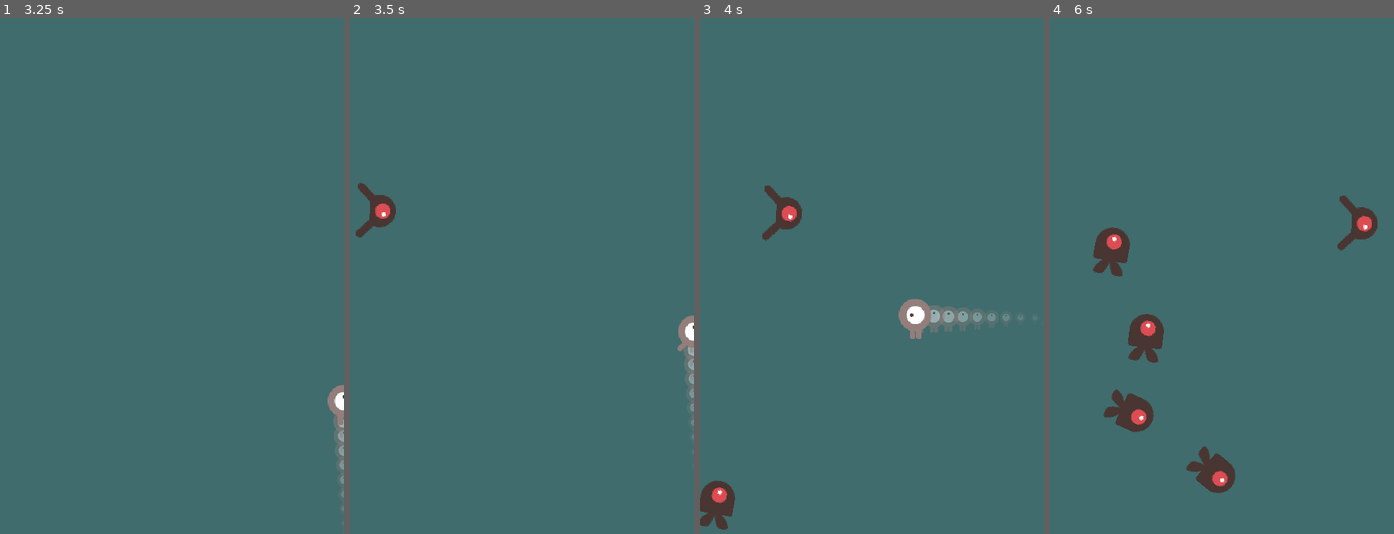
Above: before the commit, frames 1-4 (left to right).
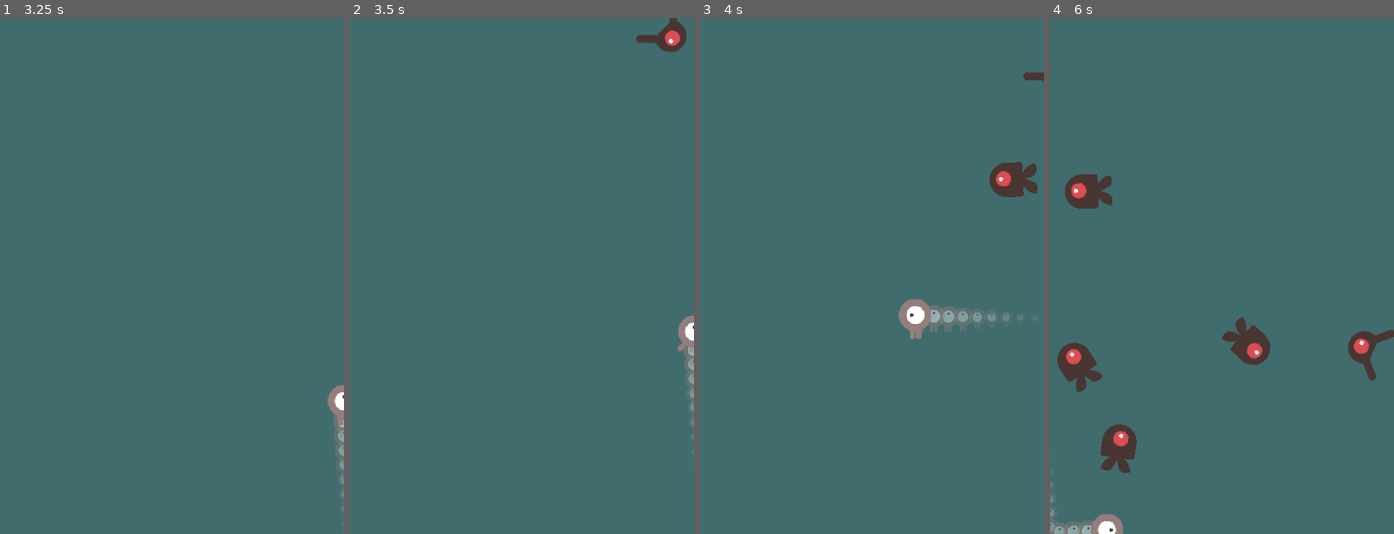
Above: after the commit, the same moments.

Repository: kidscancode/Godot3_dodge
Game: Godot game, scene res://Main.tscn
Same seed, same stepped clock (60 frames per second), same inputs: the game is played once before the commit and once after it.
Inputs:
- Up to frame 1 (3.25 s): tap Enter at 0.5 s; hold Right (ui_right) 0.53-1.28 s; tap Space (ui_select) at 0.77, 1.52, 2.75, 3.02 s; hold Down (ui_down) 1.28-2.03 s; hold Right (ui_right) 2.03-2.78 s; hold Up (ui_up) from 2.78 s (still down)
- Up to frame 2 (3.5 s): keep holding Up (ui_up)
- Up to frame 3 (4 s): release Up (ui_up) at 3.53 s; hold Left (ui_left) from 3.53 s (still down); tap Space (ui_select) at 3.77 s
- Up to frame 4 (6 s): tap Space (ui_select) at 4.52 s; release Left (ui_left) at 5.03 s; hold Down (ui_down) 5.03-5.78 s; hold Right (ui_right) from 5.78 s (still down)

Frame 1 is identical in both runs. In frame 2, 1.1% of the frame differs, in the area x 1-98%, y 0-43%; in frame 3, 2.1%; in frame 4, 7.6%, in the area x 0-100%, y 30-100%.

Commit message:
Change Mob to RigidBody2D

Diff:
--- a/Main.gd
+++ b/Main.gd
@@ -23,10 +23,12 @@
 	$MobTimer.stop()
 	$HUD.show_game_over()
 
-func spawn_mob():
+func _on_MobTimer_timeout():
 	var mob = Mob.instance()
+	add_child(mob)
+	var direction
+	# choose one of the four edges
 	var edge = randi() % 4
-	var direction
 	match edge:
 		0:  # top
 			mob.position = Vector2(rand_range(0, screensize.x), 0)
@@ -44,8 +46,7 @@
 	direction += rand_range(-PI/4, PI/4)
 	# textures are oriented pointing up, so add 90deg
 	mob.rotation = direction + PI/2
-	mob.velocity = Vector2(rand_range(mob.MIN_SPEED, mob.MAX_SPEED), 0).rotated(direction)
-	add_child(mob)
+	mob.set_linear_velocity(Vector2(rand_range(mob.MIN_SPEED, mob.MAX_SPEED), 0).rotated(direction))
 
 func _on_StartTimer_timeout():
 	$MobTimer.start()
--- a/Main.tscn
+++ b/Main.tscn
@@ -82,7 +82,7 @@
 
 [connection signal="hit" from="Player" to="." method="game_over"]
 
-[connection signal="timeout" from="MobTimer" to="." method="spawn_mob"]
+[connection signal="timeout" from="MobTimer" to="." method="_on_MobTimer_timeout"]
 
 [connection signal="timeout" from="ScoreTimer" to="." method="_on_ScoreTimer_timeout"]
 
--- a/Mob.gd
+++ b/Mob.gd
@@ -1,15 +1,11 @@
-extends Area2D
+extends RigidBody2D
 
 var MIN_SPEED = 150
 var MAX_SPEED = 250
 var mob_types = ["walk", "swim", "fly"]
-var velocity = Vector2()
 
 func _ready():
 	$AnimatedSprite.animation = mob_types[randi() % mob_types.size()]
 
-func _process(delta):
-	position += velocity * delta
-
 func _on_Visibility_screen_exited():
 	queue_free()
--- a/Mob.tscn
+++ b/Mob.tscn
@@ -33,17 +33,28 @@
 radius = 23.5235
 height = 19.1272
 
-[node name="Mob" type="Area2D"]
+[node name="Mob" type="RigidBody2D"]
 
 input_pickable = true
-gravity_vec = Vector2( 0, 1 )
-gravity = 98.0
+collision_layer = 1
+collision_mask = 0
+mode = 0
+mass = 1.0
+friction = 1.0
+bounce = 0.0
+gravity_scale = 0.0
+custom_integrator = false
+continuous_cd = 0
+contacts_reported = 0
+contact_monitor = false
+sleeping = false
+can_sleep = true
+linear_velocity = Vector2( 0, 0 )
 linear_damp = 0.1
+angular_velocity = 0.0
 angular_damp = 1.0
-audio_bus_override = false
-audio_bus_name = "Master"
 script = ExtResource( 1 )
-_sections_unfolded = [ "Transform" ]
+_sections_unfolded = [ "Angular", "Collision", "Transform" ]
 __meta__ = {
 "_edit_group_": true
 }
@@ -63,5 +74,3 @@
 [node name="Visibility" type="VisibilityNotifier2D" parent="."]
 
 rect = Rect2( -10, -10, 20, 20 )
-
-[connection signal="screen_exited" from="Visibility" to="." method="_on_Visibility_screen_exited"]
--- a/Player.gd
+++ b/Player.gd
@@ -43,7 +43,7 @@
 		$AnimatedSprite.animation = "up"
 		$AnimatedSprite.flip_v = velocity.y > 0
 
-func _on_Player_area_entered( area ):
+func _on_Player_body_entered( body ):
 	call_deferred("set_monitoring", false)
 	hide()
 	emit_signal("hit")
--- a/Player.tscn
+++ b/Player.tscn
@@ -1,22 +1,22 @@
 [gd_scene load_steps=13 format=2]
 
 [ext_resource path="res://Player.gd" type="Script" id=1]
-[ext_resource path="res://art/playerGrey_up1.png" type="Texture" id=2]
-[ext_resource path="res://art/playerGrey_up2.png" type="Texture" id=3]
-[ext_resource path="res://art/playerGrey_walk1.png" type="Texture" id=4]
-[ext_resource path="res://art/playerGrey_walk2.png" type="Texture" id=5]
+[ext_resource path="res://art/playerGrey_walk1.png" type="Texture" id=2]
+[ext_resource path="res://art/playerGrey_walk2.png" type="Texture" id=3]
+[ext_resource path="res://art/playerGrey_up1.png" type="Texture" id=4]
+[ext_resource path="res://art/playerGrey_up2.png" type="Texture" id=5]
 
 [sub_resource type="SpriteFrames" id=1]
 
 animations = [ {
 "frames": [ ExtResource( 2 ), ExtResource( 3 ) ],
 "loop": true,
-"name": "up",
+"name": "right",
 "speed": 5.0
 }, {
 "frames": [ ExtResource( 4 ), ExtResource( 5 ) ],
 "loop": true,
-"name": "right",
+"name": "up",
 "speed": 5.0
 } ]
 
@@ -85,7 +85,7 @@
 anim_offset = 0.0
 anim_offset_random = 0.0
 anim_loop = false
-_sections_unfolded = [ "Color" ]
+_sections_unfolded = [ "Color", "Gravity", "Initial Velocity", "Scale", "Spread" ]
 
 [node name="Player" type="Area2D"]
 
@@ -130,10 +130,10 @@
 local_coords = false
 draw_order = 0
 process_material = SubResource( 7 )
-texture = ExtResource( 2 )
+texture = ExtResource( 4 )
 normal_map = null
 h_frames = 1
 v_frames = 1
 _sections_unfolded = [ "Drawing", "Process Material", "Time", "Visibility" ]
 
-[connection signal="area_entered" from="." to="." method="_on_Player_area_entered"]
+[connection signal="body_entered" from="." to="." method="_on_Player_body_entered"]
